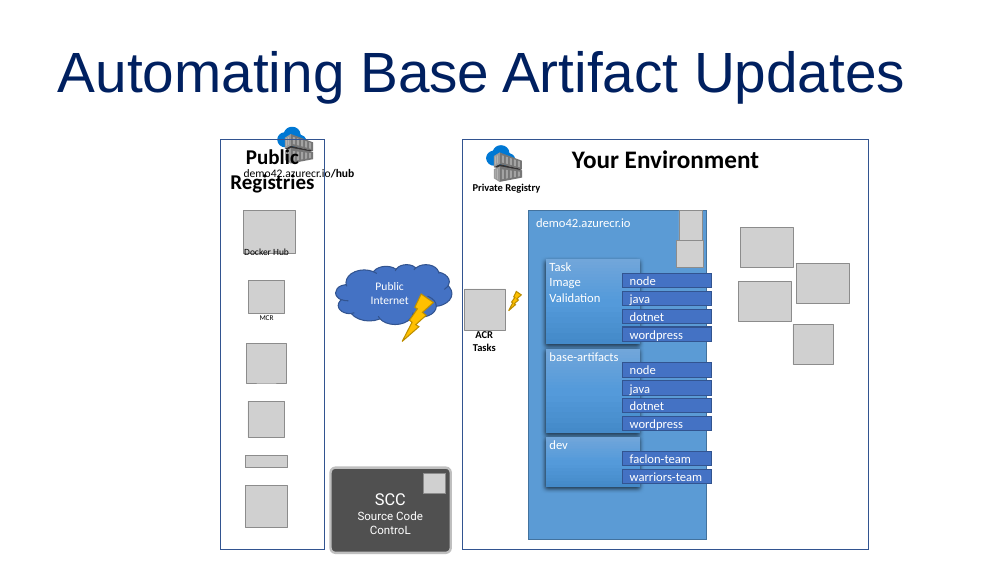
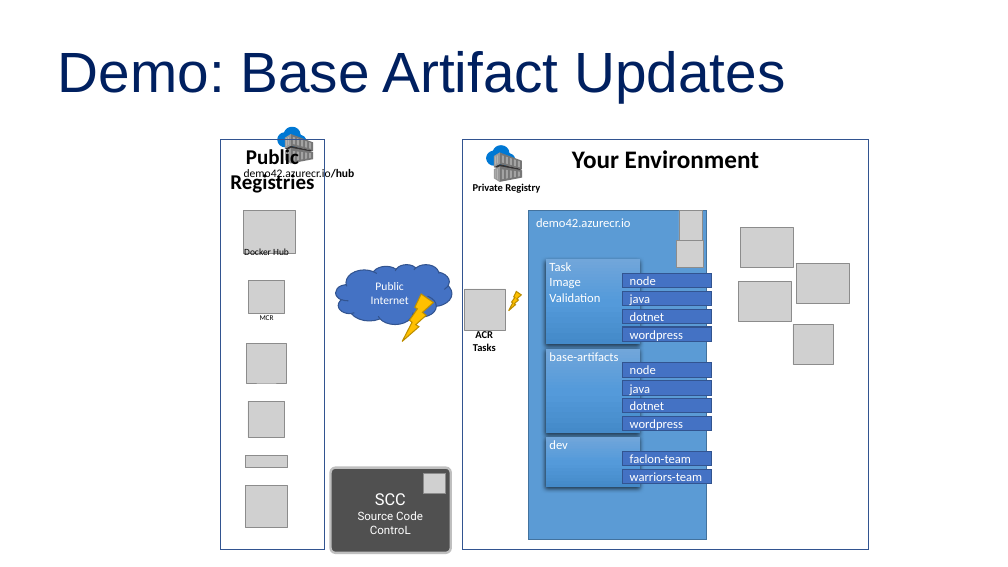
Before and after one commit to SteveLasker/Presentations, a slide deck: slide 16 of CloudContainersLive/CloudContainersLive19-OSandFxPatching.pptx (slide 14 before the commit). Drawn at 1008x567 pixels with LibreOffice and Linux fonts; fonts in the diff are those of the drawing; grey boxes stand for pictures; background and template pictures are left out. Boxes give left, top, right and bottom in pixels: in the first picture for what was removed or moved away, otherwise in the second. Text is boxed around its words. In the diff, an @@ line names an element or a change of style, - is before the commit and + after.

Commit message:
demo updates

```diff
--- a/CloudContainersLive/CloudContainersLive19-OSandFxPatching.pptx
+++ b/CloudContainersLive/CloudContainersLive19-OSandFxPatching.pptx
@@ title at (58, 51, 785, 102): text changed @@
-Automating Base Artifact Updates
+Demo: Base Artifact Updates
```
Also in this commit, not shown: 4 other slides changed, 2 slides added, 1 other file.
